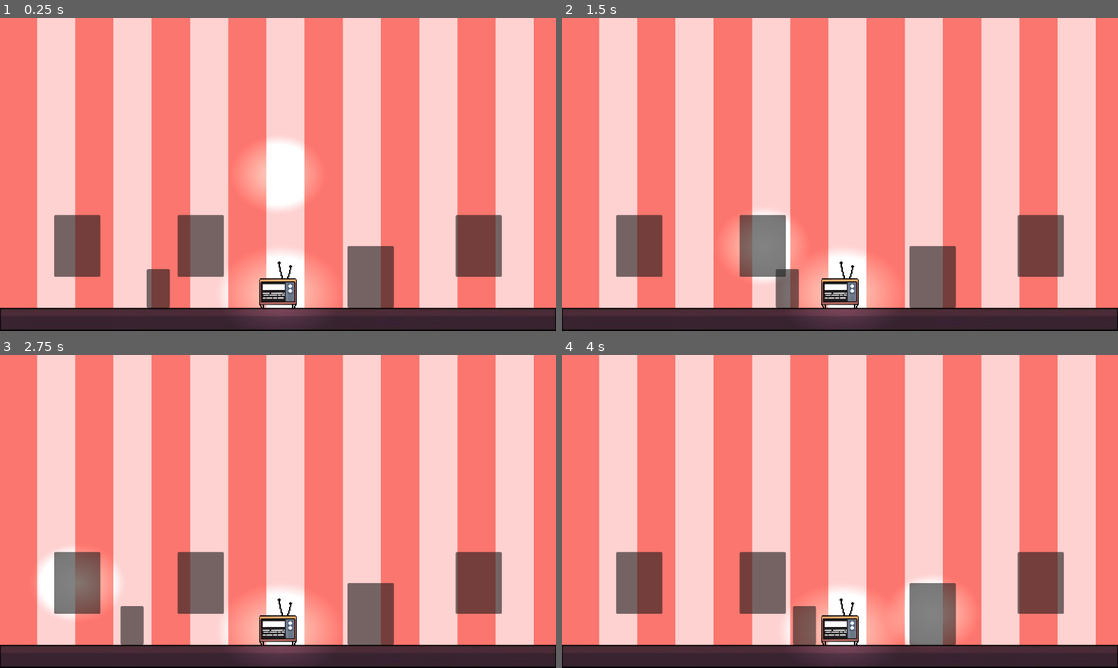
Above: before the commit, frames 1-4 (two rows, left to right).
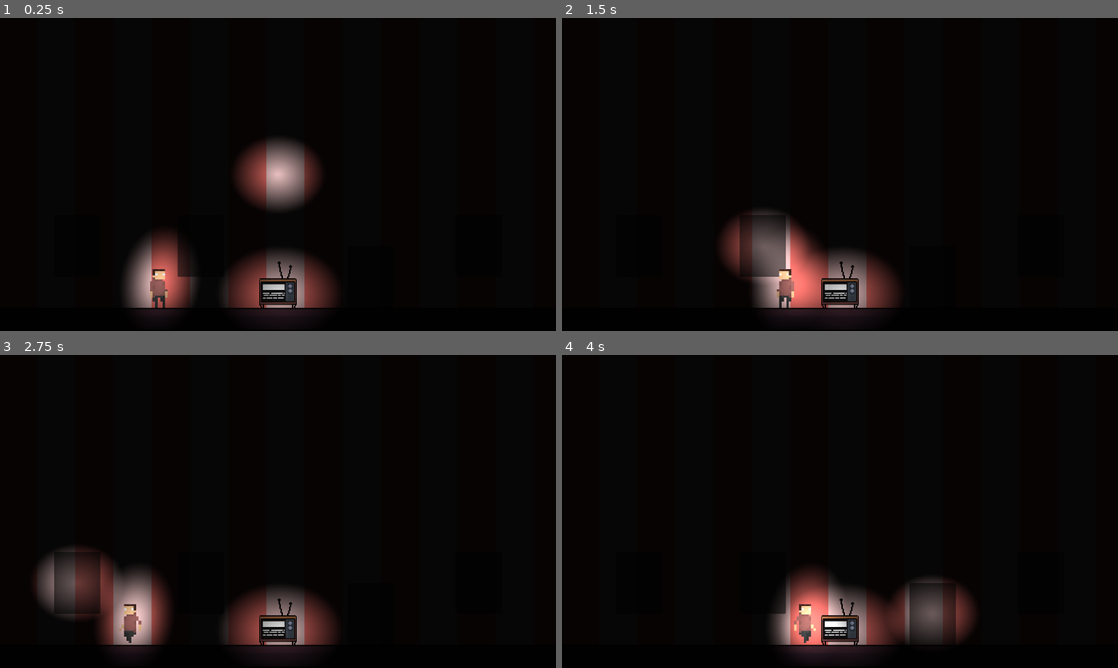
Above: after the commit, the same moments.

Repository: eyyronn/Yuhum
Game: Godot game, scene res://src/room.tscn
Same seed, same stepped clock (60 frames per second), same inputs: the game is played once before the commit and once after it.
Inputs (mouse positions are in pixels of both pictures, inside the frame that each line leads up to):
- Up to frame 1 (0.25 s): no input
- Up to frame 2 (1.5 s): tap Enter at 0.5 s; move the mouse to (840, 293) at 0.52 s; click (840, 293) at 0.6 s; move the mouse to (762, 246) at 1.27 s; click (762, 246) at 1.35 s
- Up to frame 3 (2.75 s): tap Space at 2 s; move the mouse to (77, 583) at 2.02 s; click (77, 583) at 2.1 s
- Up to frame 4 (4 s): move the mouse to (1040, 583) at 2.77 s; click (1040, 583) at 2.85 s; move the mouse to (934, 614) at 3.52 s; click (934, 614) at 3.6 s

The runs differ from the first frame. In frame 1, 99% of the frame differs, in the area x 0-100%, y 0-100%; in frame 2, 99%; in frame 3, 99%; in frame 4, 99%.

Commit message:
Character asset, light

Diff:
--- a/src/Player/Player.gd
+++ b/src/Player/Player.gd
@@ -2,6 +2,7 @@
 
 var click_position = Vector2.AXIS_X
 var speed = Global.SPEED
+@onready var anim = get_node("CollisionShape2D/AnimatedSprite2D")
 
 func _ready():
 	click_position = Vector2(position.x, 0)
@@ -10,8 +11,20 @@
 	if Input.is_action_just_pressed("left_click"):
 		click_position = get_global_mouse_position()
 
+
 	var direction = (click_position - position).normalized()
 	velocity.x = direction.x * speed
 
+
 	if position.x != click_position.x:
 		position = position.move_toward(Vector2(click_position.x, Global.FLOOR), delta * speed)
+		anim.play("run")
+
+	else:
+		anim.play("stop")
+
+
+	if round(direction.x) == -1:
+		anim.flip_h = true
+	elif round(direction.x) == 1:
+		anim.flip_h = false
--- a/src/Player/Player.tscn
+++ b/src/Player/Player.tscn
@@ -1,19 +1,82 @@
-[gd_scene load_steps=2 format=3 uid="uid://dsj5whffd816d"]
+[gd_scene load_steps=11 format=3 uid="uid://dsj5whffd816d"]
+
+[ext_resource type="Texture2D" uid="uid://dokogki8m6xkx" path="res://Assets/Characters/Male.png" id="1_0c5g2"]
+[ext_resource type="Script" path="res://src/Player/Player.gd" id="1_r3h2c"]
 
 [sub_resource type="RectangleShape2D" id="RectangleShape2D_5cpnl"]
 size = Vector2(48, 80)
 
+[sub_resource type="Gradient" id="Gradient_vxey0"]
+interpolation_mode = 2
+colors = PackedColorArray(1, 1, 1, 1, 0, 0, 0, 1)
+
+[sub_resource type="GradientTexture2D" id="GradientTexture2D_ioybe"]
+gradient = SubResource("Gradient_vxey0")
+fill = 1
+fill_from = Vector2(0.518349, 0.490826)
+fill_to = Vector2(0.866973, 0.146789)
+
+[sub_resource type="AtlasTexture" id="AtlasTexture_l7khk"]
+atlas = ExtResource("1_0c5g2")
+region = Rect2(10, 0, 10, 20)
+
+[sub_resource type="AtlasTexture" id="AtlasTexture_2du27"]
+atlas = ExtResource("1_0c5g2")
+region = Rect2(20, 0, 10, 20)
+
+[sub_resource type="AtlasTexture" id="AtlasTexture_oav6p"]
+atlas = ExtResource("1_0c5g2")
+region = Rect2(30, 0, 10, 20)
+
+[sub_resource type="AtlasTexture" id="AtlasTexture_u6hjo"]
+atlas = ExtResource("1_0c5g2")
+region = Rect2(0, 0, 10, 20)
+
+[sub_resource type="SpriteFrames" id="SpriteFrames_uhxkc"]
+animations = [{
+"frames": [{
+"duration": 1.0,
+"texture": SubResource("AtlasTexture_l7khk")
+}, {
+"duration": 1.0,
+"texture": SubResource("AtlasTexture_2du27")
+}, {
+"duration": 1.0,
+"texture": SubResource("AtlasTexture_oav6p")
+}],
+"loop": true,
+"name": &"run",
+"speed": 5.0
+}, {
+"frames": [{
+"duration": 1.0,
+"texture": SubResource("AtlasTexture_u6hjo")
+}],
+"loop": true,
+"name": &"stop",
+"speed": 5.0
+}]
+
 [node name="CharacterBody2D" type="CharacterBody2D"]
+script = ExtResource("1_r3h2c")
 
 [node name="CollisionShape2D" type="CollisionShape2D" parent="."]
 position = Vector2(0, -40)
 shape = SubResource("RectangleShape2D_5cpnl")
 
-[node name="Panel" type="Panel" parent="CollisionShape2D"]
-offset_left = -24.0
-offset_top = -40.0
-offset_right = 24.0
-offset_bottom = 40.0
+[node name="PointLight2D" type="PointLight2D" parent="CollisionShape2D"]
+position = Vector2(1, -12)
+scale = Vector2(2.7853, 3.88001)
+skew = 0.0942478
+texture = SubResource("GradientTexture2D_ioybe")
+
+[node name="AnimatedSprite2D" type="AnimatedSprite2D" parent="CollisionShape2D"]
+texture_filter = 1
+position = Vector2(-1.5, -2)
+scale = Vector2(5.1, 4.2)
+sprite_frames = SubResource("SpriteFrames_uhxkc")
+animation = &"run"
 
 [node name="AudioListener2D" type="AudioListener2D" parent="."]
+position = Vector2(3, -71)
 current = true
--- a/src/room.tscn
+++ b/src/room.tscn
@@ -1,9 +1,8 @@
-[gd_scene load_steps=15 format=3 uid="uid://b8k7y3at6oeuu"]
+[gd_scene load_steps=14 format=3 uid="uid://b8k7y3at6oeuu"]
 
 [ext_resource type="Texture2D" uid="uid://0flytf2h4iso" path="res://Assets/Background/Tile.png" id="1_7mcm0"]
 [ext_resource type="PackedScene" uid="uid://dsj5whffd816d" path="res://src/Player/Player.tscn" id="1_j144i"]
 [ext_resource type="Texture2D" uid="uid://cg8odh0ifb0nl" path="res://Assets/Objects/floor.png" id="1_o4dcc"]
-[ext_resource type="Script" path="res://src/Player/Player.gd" id="2_3mdw3"]
 [ext_resource type="PackedScene" uid="uid://xghtbstmtywi" path="res://src/Environment/CursorTooltip/CursorTooltip.tscn" id="3_kli53"]
 [ext_resource type="PackedScene" uid="uid://c7l72fji68s6v" path="res://src/Environment/Interactive/tv.tscn" id="3_lcwbk"]
 [ext_resource type="PackedScene" uid="uid://e8poo4d5okpr" path="res://src/Environment/Interactive/window.tscn" id="4_sim77"]
@@ -83,12 +82,10 @@
 
 [node name="Player" parent="." instance=ExtResource("1_j144i")]
 position = Vector2(328, 600)
-script = ExtResource("2_3mdw3")
 
 [node name="CursorTooltip" parent="." instance=ExtResource("3_kli53")]
 
 [node name="DirectionalLight2D" type="DirectionalLight2D" parent="."]
-visible = false
 energy = 0.97
 blend_mode = 1
 
Binary file added: Assets/Characters/Male.png
Not shown, added: Assets/Characters/Male.png.import
